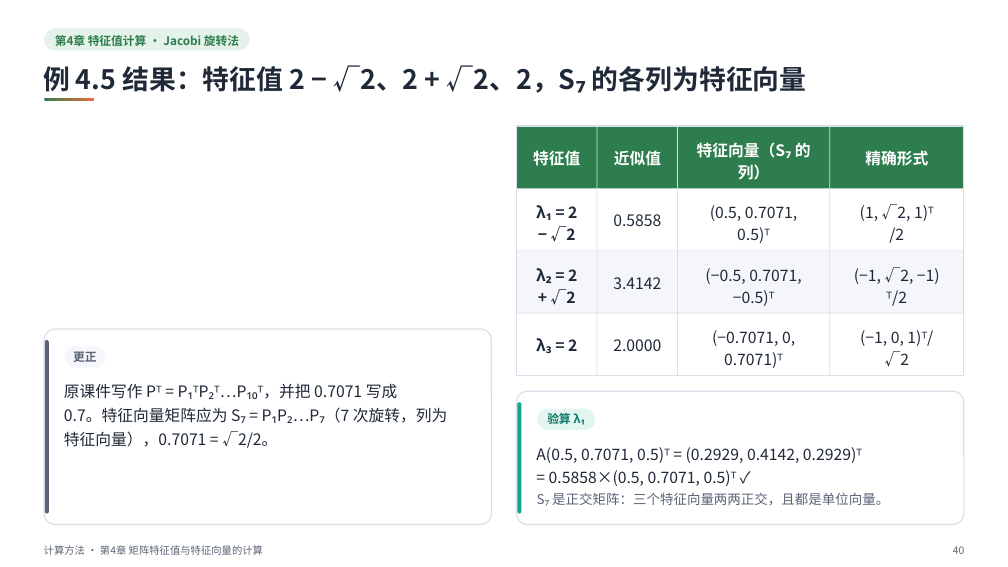
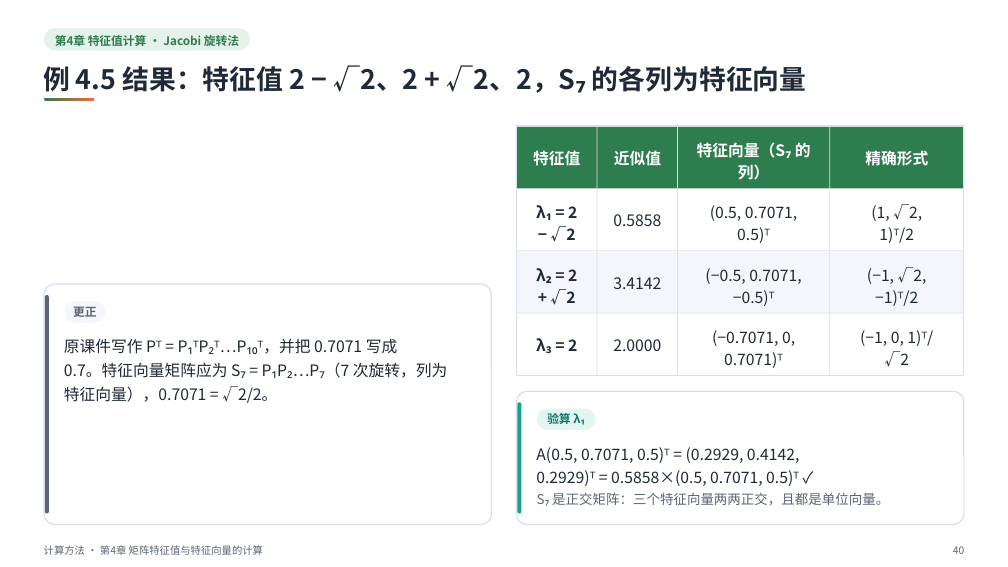
Before and after one commit to sweetcornna/JLU-remake, a slide deck: slide 40 of 大二下/计算方法（by陈广广）/重制版PPT/第4章 矩阵特征值与特征向量的计算（重制版）.pptx. Drawn at 1008x567 pixels with LibreOffice and Linux fonts; fonts in the diff are those of the drawing. Boxes give left, top, right and bottom in pixels: in the first picture for what was removed or moved away, otherwise in the second. Text is boxed around its words. In the diff, an @@ line names an element or a change of style, - is before the commit and + after.

```diff
--- a/大二下/计算方法（by陈广广）/重制版PPT/第4章 矩阵特征值与特征向量的计算（重制版）.pptx
+++ b/大二下/计算方法（by陈广广）/重制版PPT/第4章 矩阵特征值与特征向量的计算（重制版）.pptx
@@ text at (x1=871, y1=204, x2=922, y2=243): spaces changed @@
-(1, √2, 1)ᵀ
-/2
+(1, √2,
+1)ᵀ/2
@@ text at (x1=867, y1=267, x2=927, y2=306): spaces changed @@
-(−1, √2, −1)
-ᵀ/2
+(−1, √2,
+−1)ᵀ/2
@@ rounded rectangle resized from (x1=44, y1=329, x2=492, y2=525) to (x1=44, y1=284, x2=492, y2=525) @@
@@ rounded rectangle at (x1=44, y1=284, x2=492, y2=525): proportions changed @@
@@ rounded rectangle resized from (x1=45, y1=340, x2=48, y2=513) to (x1=45, y1=295, x2=48, y2=513) @@
@@ 2 texts, 1 rounded rectangle moved together from (x1=64, y1=346, x2=447, y2=448) to (x1=64, y1=302, x2=447, y2=403) @@
@@ text "A(0.5, 0.7071, 0.5)ᵀ = (0.2929, ..." rewrapped from (x1=536, y1=447, x2=862, y2=486) to (x1=536, y1=447, x2=799, y2=486) @@
```
Also in this commit, not shown: 36 other slides changed, 21 other files.
